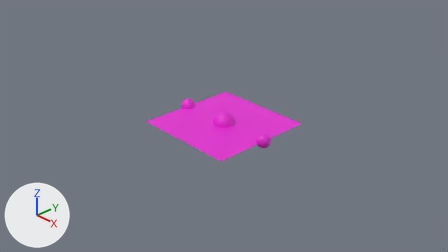
Renders of the Blender file res/models/placement/path/path_2.blend from each side of a commit.
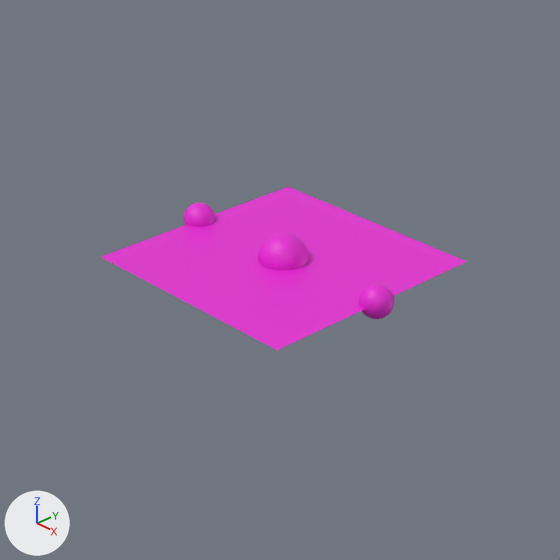
Each version is shown from the file's camera 'Camera', then close up on the part from 23% to 76% of the width and 5% to 100% of the height. Every picture has the same lights, and +X, +Y and +Z are marked at lower left. The older version's two pictures come first.

Objects in the first close-up: '%P%AnchorOut', '%P%AnchorOut.001', '%P%Center', '%P%Footprint'.
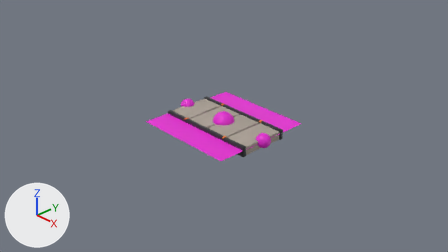
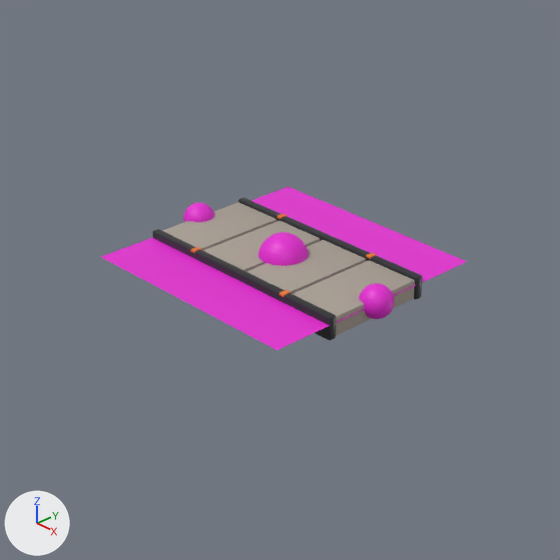
Boxes [x1, y1, x2, y2] around the edits, measured in the close-ups (560 x 560 px):
'Path', added
    after: [153, 198, 422, 340]
    faces in mat_concrete (grey #aaa095): [163, 202, 415, 335]
    faces in mat_frame_graphite (dark grey #35373a): [153, 198, 422, 340]
    faces in mat_accent_orange (orange #ed7c30): [191, 214, 377, 297]

Edits to the bpy script that builds the scene:
```text
Add mat_accent_orange:
    mat_accent_orange = principled_material('Accent_Orange')
    mat_accent_orange.base_color = (0.85, 0.2, 0.03)  # orange #ed7c30
    mat_accent_orange.roughness = 0.4
Add mat_concrete:
    mat_concrete = principled_material('Concrete')
    mat_concrete.base_color = (0.4, 0.35, 0.3)  # grey #aaa095
    mat_concrete.roughness = 0.9
Add mat_frame_graphite:
    mat_frame_graphite = principled_material('Frame_Graphite')
    mat_frame_graphite.base_color = (0.035, 0.038, 0.042)  # dark grey #35373a
    mat_frame_graphite.metallic = 0.3
    mat_frame_graphite.roughness = 0.4
Add me_path:
    me_path.from_pydata(...)  # 560 vertices, 540 faces; spans x -1.0..1.0, y -0.49..0.49, z -0.13..0.06
    me_path.polygons.foreach_set('use_smooth', [True] * 540)
    # faces by material slot: [216, 108, 216]
    me_path.materials.append(mat_concrete)  # grey #aaa095
    me_path.materials.append(mat_frame_graphite)  # dark grey #35373a
    me_path.materials.append(mat_accent_orange)  # orange #ed7c30
Add ob_path:
    ob_path = bpy.data.objects.new('Path', me_path)
    ob_path.location = (0.0, 0.0, 0.0)
```
